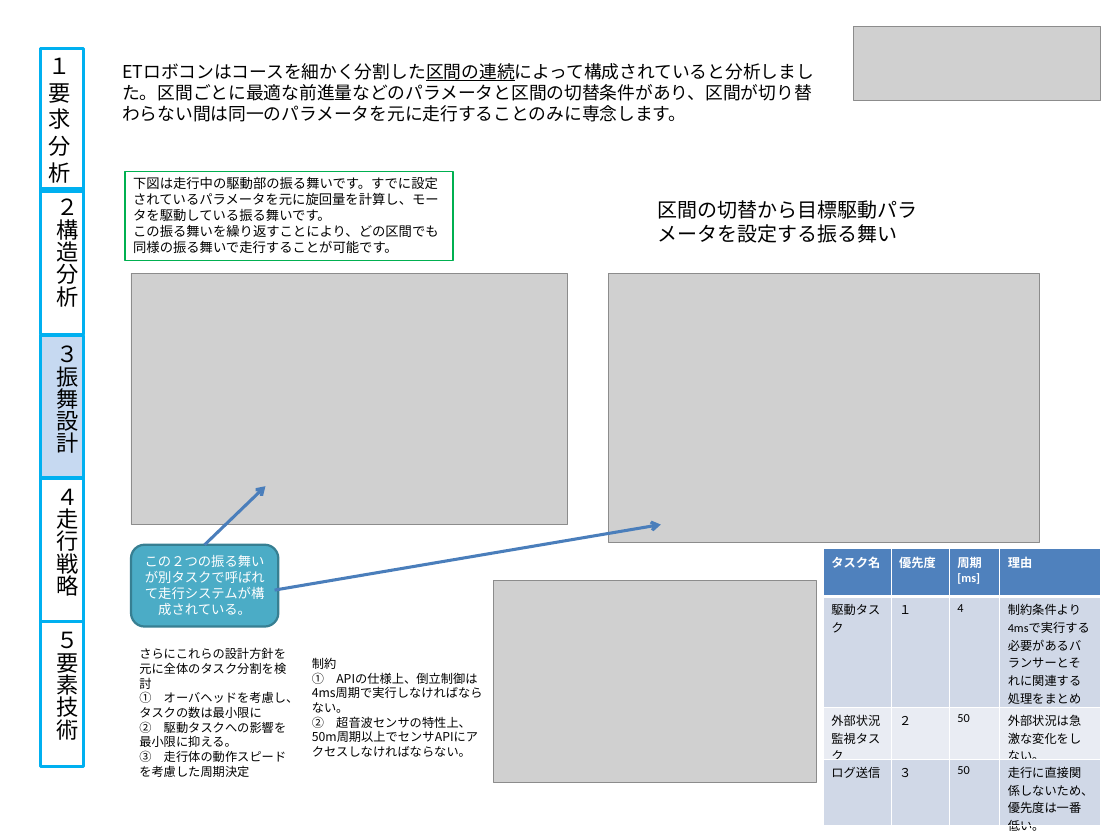
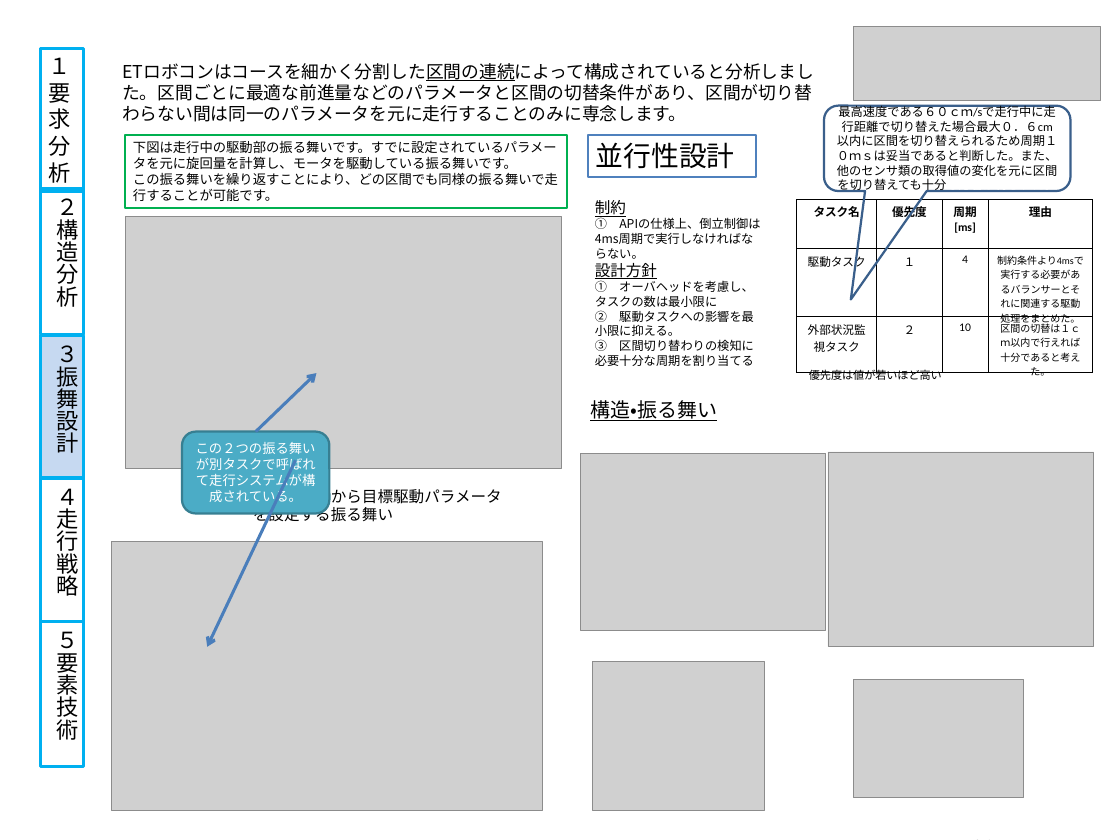
Before and after one commit to class-snct-rikitakelab/e-konbu2012, a slide deck: slide 4 of models/モデルシートver0.pptx. Drawn at 1120x840 pixels with LibreOffice and Linux fonts; fonts in the diff are those of the drawing; grey boxes stand for pictures. Boxes give left, top, right and bottom in pixels: in the first picture for what was removed or moved away, otherwise in the second. Text is boxed around its words. In the diff, an @@ line names an element or a change of style, - is before the commit and + after.

```diff
--- a/models/モデルシートver0.pptx
+++ b/models/モデルシートver0.pptx
@@ rounded speech box added at (x1=824, y1=106, x2=1070, y2=191), outline #3A5F8C 2 pt, 11 pt, text #000000 @@
+最高速度である６０ｃｍ/sで走行中に走行距離で切り替えた場合最大０．６cm以内に区間を切り替えられるため周期１０ｍｓは妥当であると判断した。また、他のセンサ類の取得値の変化を元に区間を切り替えても十分な応答が得られた。
@@ rectangle "下図は走行中の駆動部の振る舞いです。すでに設定されているパラメータを元に旋回量を計算し、モータを駆動している振る舞いです ..." resized from (x1=126, y1=171, x2=453, y2=260) to (x1=125, y1=135, x2=567, y2=208) @@
@@ rectangle added at (x1=588, y1=135, x2=756, y2=177), outline #4F81BD 2.25 pt, 25 pt, text #000000 @@
+並行性設計
@@ text "制約" moved from (x1=139, y1=647, x2=299, y2=777) to (x1=595, y1=200, x2=760, y2=366) @@
@@ text at (x1=595, y1=200, x2=760, y2=281): text changed @@
-さらにこれらの設計方針を元に全体のタスク分割を検討
+制約
+① APIの仕様上、倒立制御は4ms周期で実行しなければならない。
+設計方針
@@ table at (x1=797, y1=199, x2=1093, y2=380) @@
-row 2: 駆動タスク | １ | 4 | 制約条件より4msで実行する必要があるバランサーとそれに関連する処理をまとめた。
-row 3: 外部状況監視タスク | ２ | 50 | 外部状況は急激な変化をしない。
-row 4: ログ送信 | ３ | 50 | 走行に直接関係しないため、優先度は一番低い。
+row 2: 駆動タスク | １ | 4 | 制約条件より4msで実行する必要があるバランサーとそれに関連する駆動処理をまとめた。
+row 3: 外部状況監視タスク | ２ | 10 | 区間の切替は１ｃｍ以内で行えれば十分であると考えた。
@@ table resized from (x1=823, y1=549, x2=1101, y2=839) to (x1=797, y1=199, x2=1093, y2=380) @@
@@ picture moved from (x1=131, y1=274, x2=568, y2=525) to (x1=125, y1=217, x2=562, y2=468) @@
@@ text at (x1=595, y1=339, x2=754, y2=366): text changed @@
-③ 走行体の動作スピードを考慮した周期決定
+③ 区間切り替わりの検知に必要十分な周期を割り当てる
@@ arrow moved from (205, 545) - (266, 486) to (256, 432) - (317, 373) @@
@@ text added at (x1=809, y1=367, x2=942, y2=380), 10 pt, text #000000 @@
+優先度は値が若いほど高い
@@ text added at (x1=590, y1=400, x2=717, y2=421), 18 pt, text #000000, underline @@
+構造・振る舞い
@@ rounded rectangle "この２つの振る舞いが別タスクで呼ばれて走行システムが構成されている。" moved from (x1=131, y1=545, x2=278, y2=626) to (x1=182, y1=432, x2=330, y2=514) @@
@@ arrow moved from (274, 590) - (661, 525) to (295, 460) - (207, 646) @@
@@ picture added at (x1=581, y1=453, x2=826, y2=630) @@
@@ picture added at (x1=828, y1=452, x2=1094, y2=647) @@
@@ text "区間の切替から目標駆動パラメータを設定する振る舞い" moved from (x1=657, y1=200, x2=917, y2=243) to (x1=253, y1=486, x2=502, y2=526) @@
@@ text "区間の切替から目標駆動パラメータを設定する振る舞い" at (x1=253, y1=486, x2=502, y2=526): size 18 to 14 pt @@
@@ picture moved from (x1=609, y1=274, x2=1040, y2=542) to (x1=112, y1=542, x2=543, y2=810) @@
@@ picture removed at (x1=494, y1=581, x2=817, y2=782) @@
@@ text removed at (x1=312, y1=658, x2=477, y2=757) @@
-制約
-① APIの仕様上、倒立制御は4ms周期で実行しなければならない。
-② 超音波センサの特性上、50m周期以上でセンサAPIにアクセスしなければならない。
@@ picture added at (x1=593, y1=662, x2=765, y2=810) @@
@@ picture added at (x1=854, y1=680, x2=1024, y2=798) @@
```
Also in this commit, not shown: 3 other files.
